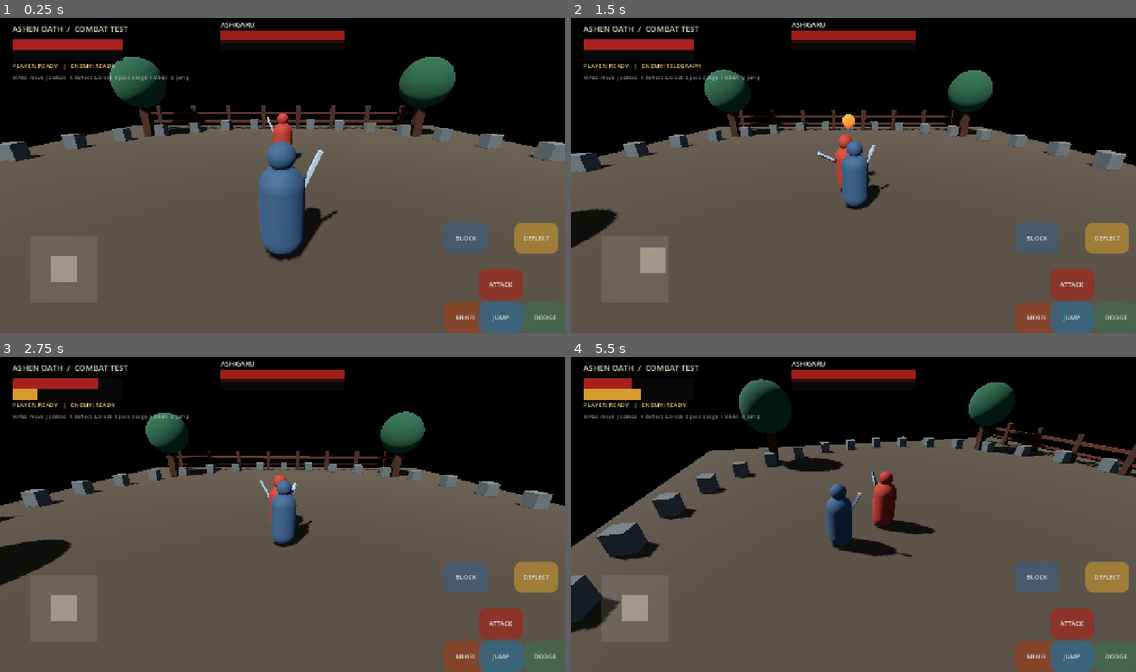
Above: before the commit, frames 1-4 (two rows, left to right).
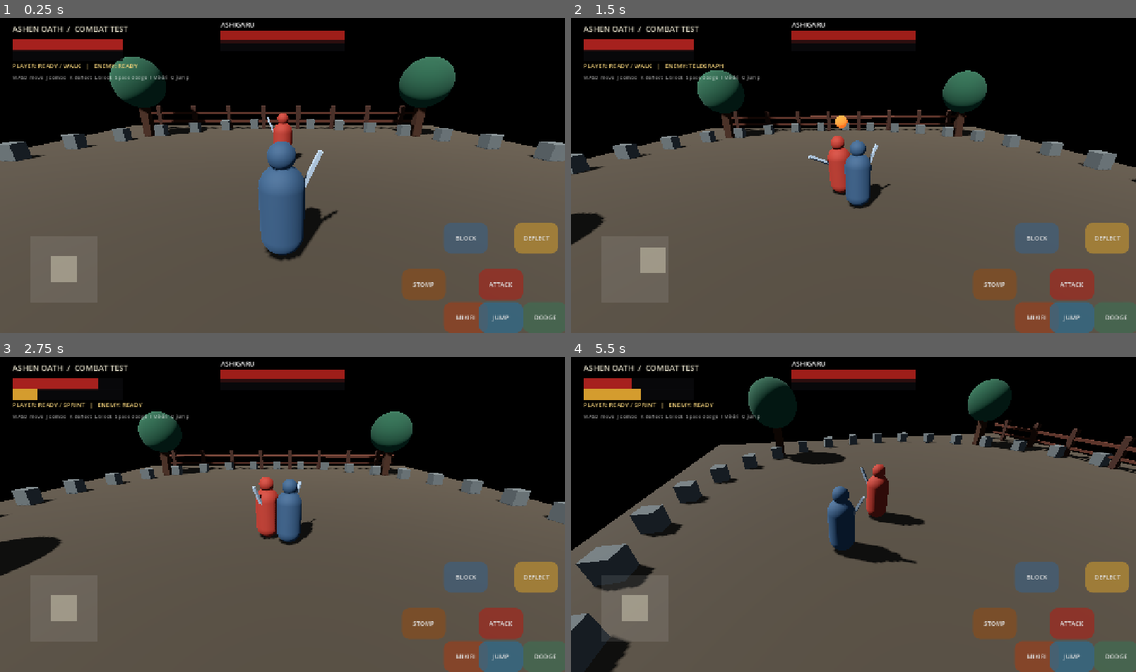
Above: after the commit, the same moments.

Repository: zahaopang-ship-it/Ashen-Oath-Godot
Game: Godot game, scene res://scenes/main.tscn
The game is run twice, just before and just after one commit, with the same random seed, the same clock (stepped at 60 frames per second) and the same inputs. Sound files missing from this copy of the repository are replaced by a short silence.
Inputs (mouse positions are in pixels of both pictures, inside the frame that each line leads up to):
- Up to frame 1 (0.25 s): no input
- Up to frame 2 (1.5 s): tap Enter at 0.5 s; move the mouse to (977, 159) at 0.52 s; hold D 0.53-1.25 s; hold Shift 0.53-1.25 s; tap P at 0.6 s; click (977, 159) at 0.67 s; tap Space at 0.77, 1.07 s; drag from (740, 191) to (825, 238) at 1.27 s
- Up to frame 3 (2.75 s): move the mouse to (339, 442) at 2.02 s; hold D from 2.03 s (still down); tap Space at 2.1 s; tap P at 2.3 s
- Up to frame 4 (5.5 s): release D at 2.75 s; drag from (825, 577) to (684, 464) at 2.77 s; move the mouse to (1023, 561) at 3.52 s; hold A 3.53-4.25 s; hold Shift 3.53-4.25 s; tap Space at 3.77, 3.8, 4.07 s; drag from (684, 464) to (768, 432) at 4.27 s; move the mouse to (881, 514) at 5.02 s; hold S from 5.03 s (still down); hold Shift from 5.03 s (still down); tap K at 5.1 s; click (881, 514) at 5.17 s

The runs differ from the first frame. In frame 1, 0.8% of the frame differs, in the area x 10-79%, y 14-90%; in frame 2, 5.3%; in frame 3, 6.8%; in frame 4, 13%, in the area x 0-100%, y 6-100%.

Commit message:
Add grab stomp and sprint combat movement

Diff:
--- a/project/scripts/fighter.gd
+++ b/project/scripts/fighter.gd
@@ -52,21 +52,26 @@
 var attack_buffer_timer := 0.0
 var combo_step := 0
 var combo_reset_timer := 0.0
+var dodge_cooldown := 0.0
+var is_sprinting := false
+var sprint_requested := false
+var posture_stomped := false
 
 const WINDUP_TIME := 0.32
 const ACTIVE_TIME := 0.10
 const RECOVERY_TIME := 0.34
 const POSTURE_BREAK_TIME := 1.35
 const HIT_FLASH_COLOR := Color(1.0, 0.72, 0.58)
-const ATTACK_KINDS := ["slash", "thrust", "sweep", "heavy"]
-const ATTACK_DAMAGE := {"slash": 22.0, "thrust": 27.0, "sweep": 18.0, "heavy": 34.0}
-const ATTACK_POSTURE := {"slash": 30.0, "thrust": 36.0, "sweep": 24.0, "heavy": 46.0}
-const ATTACK_WINDUP := {"slash": 0.32, "thrust": 0.48, "sweep": 0.42, "heavy": 0.62}
+const ATTACK_KINDS := ["slash", "thrust", "sweep", "heavy", "grab"]
+const ATTACK_DAMAGE := {"slash": 22.0, "thrust": 27.0, "sweep": 18.0, "heavy": 34.0, "grab": 30.0}
+const ATTACK_POSTURE := {"slash": 30.0, "thrust": 36.0, "sweep": 24.0, "heavy": 46.0, "grab": 12.0}
+const ATTACK_WINDUP := {"slash": 0.32, "thrust": 0.48, "sweep": 0.42, "heavy": 0.62, "grab": 0.72}
 const ATTACK_HITBOX := {
 	"slash": Vector3(0.95, 1.25, 1.65),
 	"thrust": Vector3(0.52, 1.10, 2.10),
 	"sweep": Vector3(1.45, 0.62, 1.55),
-	"heavy": Vector3(1.00, 1.40, 1.90)
+	"heavy": Vector3(1.00, 1.40, 1.90),
+	"grab": Vector3(0.85, 1.15, 1.45)
 }
 const ATTACK_BUFFER_WINDOW := 0.58
 const COMBO_RESET_TIME := 0.95
@@ -79,6 +84,7 @@
 	deflect_timer = maxf(0.0, deflect_timer - delta)
 	deflect_cooldown = maxf(0.0, deflect_cooldown - delta)
 	dodge_timer = maxf(0.0, dodge_timer - delta)
+	dodge_cooldown = maxf(0.0, dodge_cooldown - delta)
 	counter_timer = maxf(0.0, counter_timer - delta)
 	attack_buffer_timer = maxf(0.0, attack_buffer_timer - delta)
 	if attack_buffer_timer <= 0.0:
@@ -179,6 +185,9 @@
 			"heavy":
 				body_pose = Vector3(-0.48, 0.0, -0.16) * anticipation
 				weapon_pose = Vector3(-1.85, 0.0, -0.45) * anticipation
+			"grab":
+				body_pose = Vector3(-0.25, 0.0, -0.32) * anticipation
+				weapon_pose = Vector3(0.15, 0.0, 0.45) * anticipation
 	elif state == CombatState.ACTIVE:
 		var progress := 1.0 - clampf(attack_timer / ACTIVE_TIME, 0.0, 1.0)
 		var follow := sin(progress * PI)
@@ -195,6 +204,9 @@
 			"heavy":
 				body_pose = Vector3(0.22, 0.0, 0.65) * follow
 				weapon_pose = Vector3(1.75, 0.0, 1.0) * follow
+			"grab":
+				body_pose = Vector3(0.42, 0.0, 0.55) * follow
+				weapon_pose = Vector3(-0.25, 0.0, 0.7) * follow
 	elif state == CombatState.RECOVERY:
 		body_pose = Vector3(0.08, 0.0, 0.08)
 		weapon_pose = Vector3(0.18, 0.0, -0.10)
@@ -248,11 +260,13 @@
 	var forward := -global_transform.basis.z
 	var right := global_transform.basis.x
 	var move_dir := right * input_move.x + forward * -input_move.y
+	is_sprinting = sprint_requested or input_move.length() >= 0.82
+	var current_speed := move_speed * (1.42 if is_sprinting else 1.0)
 	if move_dir.length() > 1.0:
 		move_dir = move_dir.normalized()
 	if move_dir.length() > 0.08:
-		velocity.x = move_dir.x * move_speed
-		velocity.z = move_dir.z * move_speed
+		velocity.x = move_dir.x * current_speed
+		velocity.z = move_dir.z * current_speed
 		_face_direction(move_dir, delta)
 	else:
 		velocity.x = move_toward(velocity.x, 0.0, 24.0 * delta)
@@ -284,6 +298,8 @@
 				chosen = "sweep"
 			elif roll < 0.48:
 				chosen = "heavy"
+			elif roll < 0.57:
+				chosen = "grab"
 			start_attack(chosen)
 
 func _face_direction(dir: Vector3, delta: float) -> void:
@@ -340,12 +356,12 @@
 			attacker.receive_deflect(32.0)
 		combat_feedback.emit("sweep_evaded", self)
 		return "sweep_evaded"
-	if is_deflecting:
+	if is_deflecting and incoming_kind != "grab":
 		if is_instance_valid(attacker) and attacker.has_method("receive_deflect"):
 			attacker.receive_deflect(40.0 if incoming_kind == "heavy" else 26.0)
 		combat_feedback.emit("deflect", self)
 		return "deflected"
-	if is_blocking:
+	if is_blocking and incoming_kind != "grab":
 		var block_scale := 0.85 if incoming_kind == "heavy" else (0.72 if incoming_kind == "thrust" else 0.55)
 		posture += posture_damage * block_scale
 		_check_posture_break()
@@ -358,8 +374,12 @@
 		_die()
 	else:
 		_begin_hit_reaction(attacker)
-		combat_feedback.emit("hit", self)
-	return "hit"
+		if incoming_kind == "grab":
+			hit_reaction_timer = 0.62
+			combat_feedback.emit("grabbed", self)
+		else:
+			combat_feedback.emit("hit", self)
+	return "grabbed" if incoming_kind == "grab" else "hit"
 
 func receive_deflect(amount: float) -> void:
 	if is_dead:
@@ -373,6 +393,7 @@
 		state = CombatState.POSTURE_BROKEN
 		attack_phase_changed.emit("interrupted")
 		posture_break_timer = POSTURE_BREAK_TIME
+		posture_stomped = false
 		hit_reaction_timer = 0.0
 		is_blocking = false
 		deflect_timer = 0.0
@@ -428,9 +449,10 @@
 	is_blocking = false
 
 func dodge() -> void:
-	if is_dead or state != CombatState.FREE or is_dodging:
+	if is_dead or state != CombatState.FREE or is_dodging or dodge_cooldown > 0.0:
 		return
 	dodge_timer = 0.38
+	dodge_cooldown = 0.52
 	is_dodging = true
 	var dir := global_transform.basis.x * input_move.x + (-global_transform.basis.z) * -input_move.y
 	if dir.length() < 0.1:
@@ -459,6 +481,29 @@
 func player_attack() -> void:
 	request_player_attack()
 
+func stomp_broken_target() -> bool:
+	if is_dead or state != CombatState.FREE or not is_instance_valid(target):
+		return false
+	if target.state != CombatState.POSTURE_BROKEN or target.is_dead or target.posture_stomped:
+		return false
+	var offset := target.global_position - global_position
+	offset.y = 0.0
+	if offset.length() > 2.35:
+		return false
+	if offset.length_squared() > 0.001 and (-global_transform.basis.z).normalized().dot(offset.normalized()) < 0.0:
+		return false
+	return target.receive_stomp(self)
+
+func receive_stomp(attacker: Node3D) -> bool:
+	if is_dead or state != CombatState.POSTURE_BROKEN or posture_stomped:
+		return false
+	posture_stomped = true
+	vitality = maxf(0.0, vitality - 18.0)
+	combat_feedback.emit("stomp", self)
+	if vitality <= 0.0:
+		_die()
+	return true
+
 func get_vitality_ratio() -> float:
 	return vitality / maxf(1.0, max_vitality)
 
--- a/project/scripts/main.gd
+++ b/project/scripts/main.gd
@@ -23,7 +23,9 @@
 	"sweep_evaded": "res://audio/sword_deflect.wav",
 	"guard": "res://audio/guard_clang.wav",
 	"posture_break": "res://audio/posture_break.wav",
-	"death": "res://audio/impact_body.wav"
+	"death": "res://audio/impact_body.wav",
+	"grabbed": "res://audio/impact_body.wav",
+	"stomp": "res://audio/posture_break.wav"
 }
 
 func _ready() -> void:
@@ -163,7 +165,8 @@
 		"slash": Color(1.0, 0.16, 0.055),
 		"thrust": Color(1.0, 0.72, 0.08),
 		"sweep": Color(0.18, 0.72, 1.0),
-		"heavy": Color(0.78, 0.12, 1.0)
+		"heavy": Color(0.78, 0.12, 1.0),
+		"grab": Color(1.0, 0.92, 0.72)
 	}
 	material.albedo_color = colors.get(kind, Color(1.0, 0.16, 0.055))
 	material.emission = material.albedo_color
@@ -224,6 +227,12 @@
 		"death":
 			hitstop = 0.12
 			shake = 0.52
+		"grabbed":
+			hitstop = 0.07
+			shake = 0.36
+		"stomp":
+			hitstop = 0.085
+			shake = 0.42
 	_trigger_hitstop(hitstop, shake)
 	_play_combat_sound(kind, source.global_position)
 
@@ -273,6 +282,7 @@
 			KEY_SPACE: player.dodge()
 			KEY_I: player.begin_mikiri_counter()
 			KEY_O: player.begin_sweep_evade()
+			KEY_P: player.stomp_broken_target()
 			KEY_KP_1: player.end_deflect()
 			KEY_KP_2: player.end_block()
 	if event is InputEventKey and not event.pressed:
@@ -284,6 +294,7 @@
 	if Input.is_key_pressed(KEY_W): move.y -= 1.0
 	if Input.is_key_pressed(KEY_S): move.y += 1.0
 	player.input_move = move.normalized() if move.length() > 1.0 else move
+	player.sprint_requested = Input.is_key_pressed(KEY_SHIFT)
 
 func rotate_camera(delta_x: float, delta_y: float) -> void:
 	camera_yaw -= delta_x * 0.004
--- a/project/scripts/touch_hud.gd
+++ b/project/scripts/touch_hud.gd
@@ -65,6 +65,7 @@
 	_register_action("DODGE", Vector2(-95, -70), "dodge", Color(0.25, 0.42, 0.32))
 	_register_action("MIKIRI", Vector2(-275, -70), "mikiri", Color(0.58, 0.25, 0.12))
 	_register_action("JUMP", Vector2(-195, -70), "jump", Color(0.18, 0.42, 0.55))
+	_register_action("STOMP", Vector2(-370, -145), "stomp", Color(0.52, 0.30, 0.12))
 	var hint := Label.new()
 	hint.text = "WASD move  J combo  K deflect  L block  Space dodge  I Mikiri  O jump"
 	hint.position = Vector2(28, 132)
@@ -156,6 +157,7 @@
 		"dodge": game.player.dodge()
 		"mikiri": game.player.begin_mikiri_counter()
 		"jump": game.player.begin_sweep_evade()
+		"stomp": game.player.stomp_broken_target()
 
 func _action_up(action: String) -> void:
 	match action:
@@ -178,7 +180,8 @@
 	posture_bar.value = game.player.get_posture_ratio() * 100.0
 	enemy_vitality.value = game.enemy.get_vitality_ratio() * 100.0
 	enemy_posture.value = game.enemy.get_posture_ratio() * 100.0
-	status_label.text = "PLAYER: " + _state_name(game.player) + "   |   ENEMY: " + _state_name(game.enemy)
+	var movement_label := "SPRINT" if game.player.is_sprinting else "WALK"
+	status_label.text = "PLAYER: " + _state_name(game.player) + " / " + movement_label + "   |   ENEMY: " + _state_name(game.enemy)
 
 func _state_name(fighter: Node) -> String:
 	if fighter.state == 4: return "POSTURE BROKEN"
--- a/project/tests/combat_smoke_test.gd
+++ b/project/tests/combat_smoke_test.gd
@@ -183,8 +183,46 @@
 	dodger.dodge()
 	_check(dodger.is_dodging, "dodge grants an active evasion window")
 	_check(dodger.receive_strike(20.0, 20.0, attacker) == "evaded", "dodge window evades incoming strike")
-
-	print("Combat tests: ", 56 - failures.size(), "/56 passed")
+	var dodge_timer_before: float = dodger.dodge_timer
+	dodger.dodge()
+	_check(is_equal_approx(dodger.dodge_timer, dodge_timer_before), "dodge cooldown prevents immediate repeat")
+
+	var grab_defender := _new_fighter("GrabDefender", Vector3.ZERO)
+	grab_defender.begin_block()
+	_check(grab_defender.receive_strike(30.0, 12.0, attacker, "grab") == "grabbed", "grab bypasses held guard")
+	_check(grab_defender.vitality < 100.0 and grab_defender.hit_reaction_timer > 0.5, "grab applies damage and extended hit reaction")
+	var grab_deflector := _new_fighter("GrabDeflector", Vector3.ZERO)
+	grab_deflector.begin_deflect()
+	_check(grab_deflector.receive_strike(30.0, 12.0, attacker, "grab") == "grabbed", "grab cannot be deflected")
+	var grab_evader := _new_fighter("GrabEvader", Vector3.ZERO)
+	grab_evader.dodge()
+	_check(grab_evader.receive_strike(30.0, 12.0, attacker, "grab") == "evaded", "dodge evades a grab")
+
+	var stomp_player := _new_fighter("StompPlayer", Vector3.ZERO)
+	var stomp_target := _new_fighter("StompTarget", Vector3(0, 0, -1.2))
+	stomp_player.is_player = true
+	stomp_player.target = stomp_target
+	stomp_target.state = 4
+	_check(stomp_player.stomp_broken_target(), "stomp punishes a nearby posture-broken target")
+	_check(is_equal_approx(stomp_target.vitality, 82.0), "stomp deals vitality damage to broken target")
+	_check(not stomp_player.stomp_broken_target(), "stomp cannot be repeated on the same posture break")
+	var distant_stomp := _new_fighter("DistantStomp", Vector3.ZERO)
+	var distant_target := _new_fighter("DistantTarget", Vector3(0, 0, -4.0))
+	distant_stomp.target = distant_target
+	distant_target.state = 4
+	_check(not distant_stomp.stomp_broken_target(), "stomp requires close range")
+
+	var sprinter := _new_fighter("Sprinter", Vector3.ZERO)
+	sprinter.is_player = true
+	sprinter.input_move = Vector2(0, -1)
+	sprinter.call("_player_update", 0.016)
+	_check(sprinter.is_sprinting and sprinter.velocity.length() > sprinter.move_speed, "full joystick deflection triggers sprint speed")
+	sprinter.input_move = Vector2(0, -0.6)
+	sprinter.sprint_requested = true
+	sprinter.call("_player_update", 0.016)
+	_check(sprinter.is_sprinting and sprinter.velocity.length() > sprinter.move_speed * 0.6 * 1.2, "keyboard sprint request works below full joystick deflection")
+
+	print("Combat tests: ", 67 - failures.size(), "/67 passed")
 	if not failures.is_empty():
 		quit(1)
 	else:
Not shown, changed: DEVELOPMENT_PLAN.md
